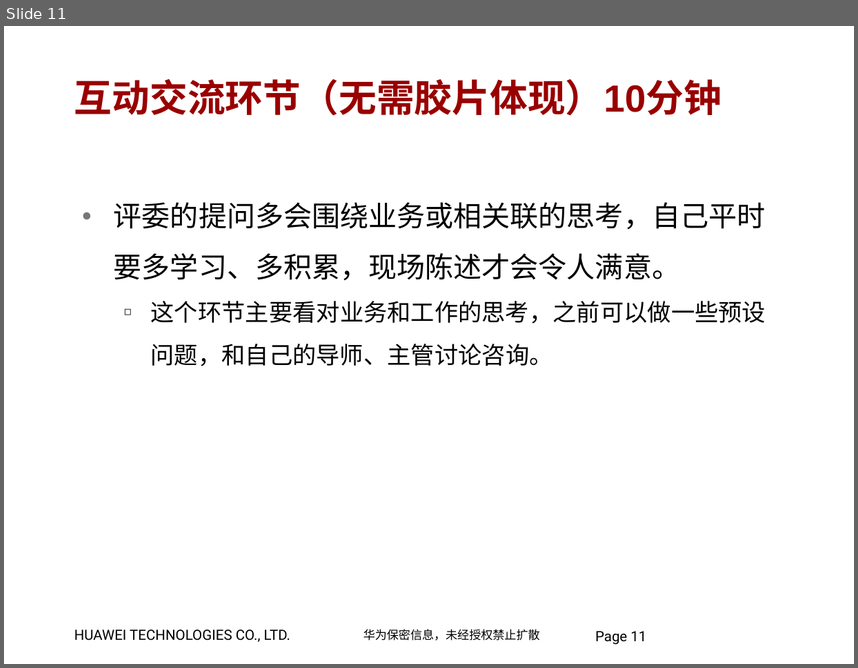
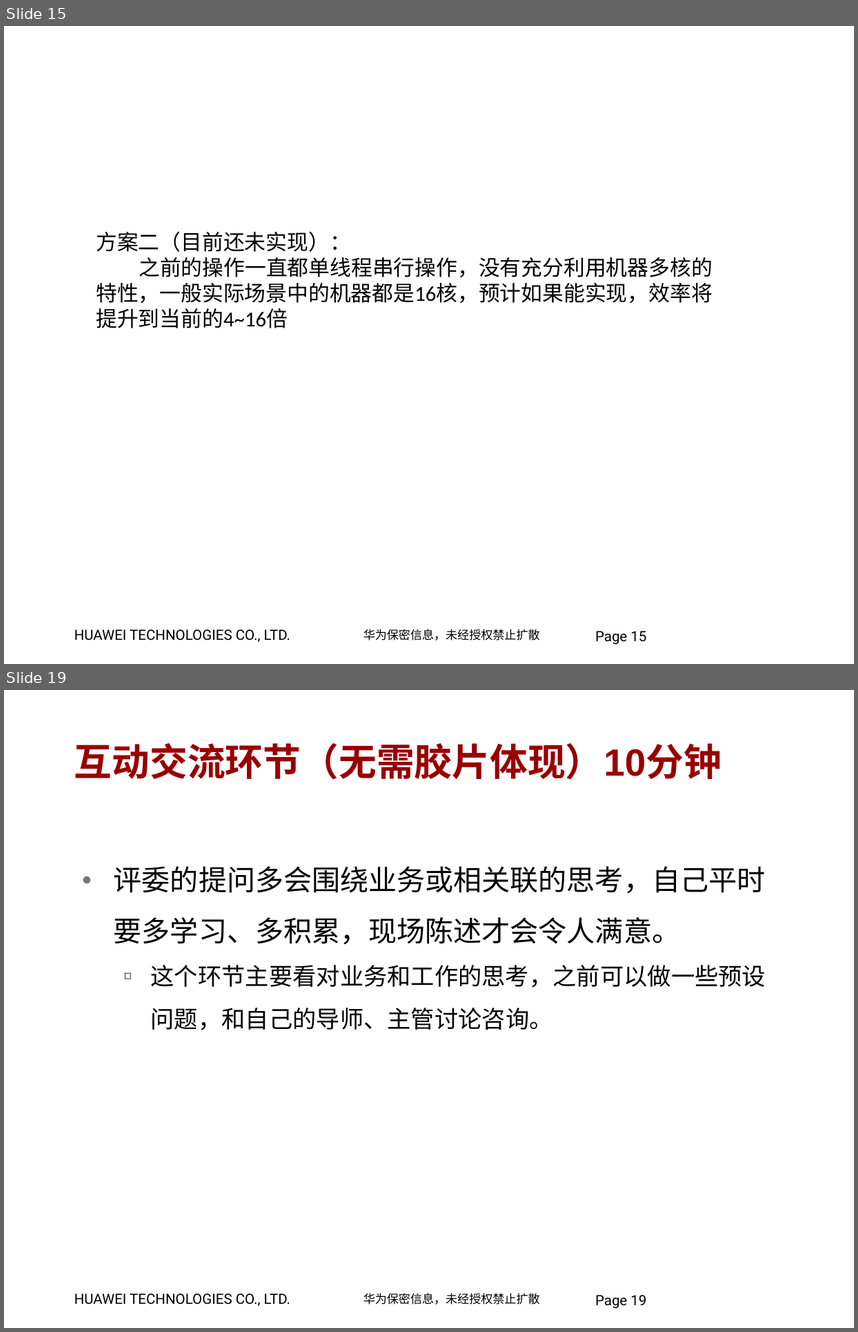
Before and after one commit to jumpjumpdog/Company, a slide deck: LTE产品部实习生转录用答辩模板.pptx. Shown one above the other, each under a label of ours: slide 11 before the commit, slides 15 and 19 after it; the slides between them are not shown. The pictures are 858x668 and 858x1332 pixels, drawn with LibreOffice and Linux fonts; fonts in the diff are those of the drawing; background and template pictures are left out. Boxes give left, top, right and bottom in pixels: in the first picture for what was removed or moved away, otherwise in the second. Text is boxed around its words. In the diff, an @@ line names an element or a change of style, - is before the commit and + after.

```diff
--- a/LTE产品部实习生转录用答辩模板.pptx
+++ b/LTE产品部实习生转录用答辩模板.pptx
@@ slide 15 added at <box>4,26,854,664</box>, background #FFFFFF; not listed: 3 template elements that a slide beside it also shows @@
@@ text added at <box>96,231,713,328</box>, 18 pt, text #000000 @@
+方案二（目前还未实现）：
+之前的操作一直都单线程串行操作，没有充分利用机器多核的特性，一般实际场景中的机器都是16核，预计如果能实现，效率将提升到当前的4~16倍
@@ what was slide 11 is now slide 19 @@
@@ page number at <box>595,1294,646,1308</box>: text changed @@
-Page 11
+Page 19
```
Also in this commit, not shown: 5 slides changed, 10 other slides added, 3 slides removed, 8 other files.
